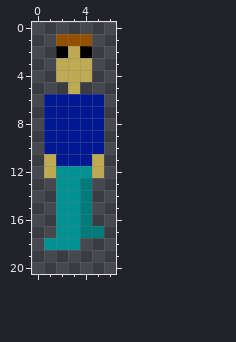
File history of a pixel-art sprite, NGJ14/NGJ14/ManImages.atlas/front_3.png. Above, as it was before the edit.
The file is 28x84 pixels, drawn in blocks of 4x4; one block is one cell here.
After the commit:
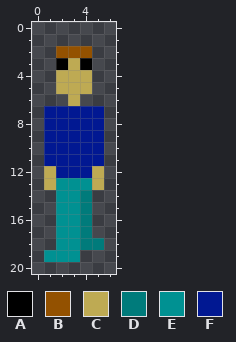
Palette (. is transparent): A #000000  B #935100  C #beaa53  D #007b7b  E #009192  F #011892
Changes in this commit:
@@ x 0..6 @@
  0 .......
- 1 ..BBB..
- 2 ..ACA..
- 3 ..CCC..
+ 1 .......
+ 2 ..BBB..
+ 3 ..ACA..
  4 ..CCC..
- 5 ...C...
- 6 .FFFFF.
+ 5 ..CCC..
+ 6 ...C...
  7 .FFFFF.
@@ x 0..6 @@
 10 .FFFFF.
-11 .CFFFC.
-12 .CEEEC.
-13 ..EED..
+11 .FFFFF.
+12 .CFFFC.
+13 .CEEEC.
 14 ..EED..
@@ x 0..6 @@
 16 ..EED..
-17 ..EEDD.
-18 .EEE...
-19 .......
+17 ..EED..
+18 ..EEDD.
+19 .EEE...
 20 .......
Where, in picture pixels (left, top, right, bottom), the same in both pictures:
changed: (44, 34, 104, 262)
